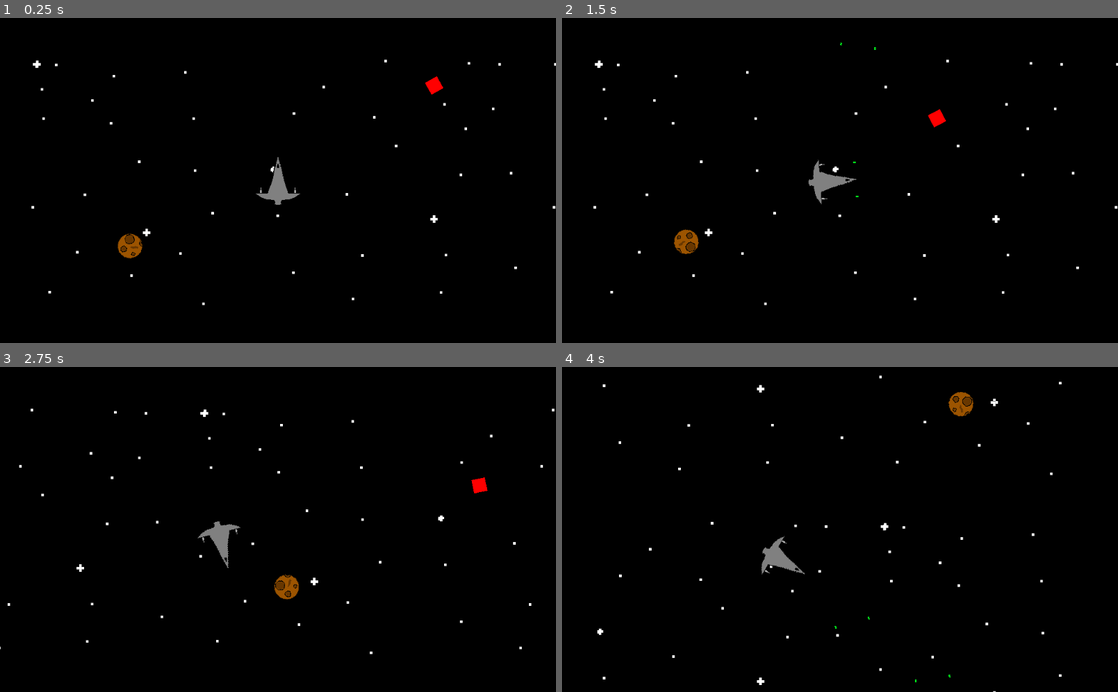
Above: before the commit, frames 1-4 (two rows, left to right).
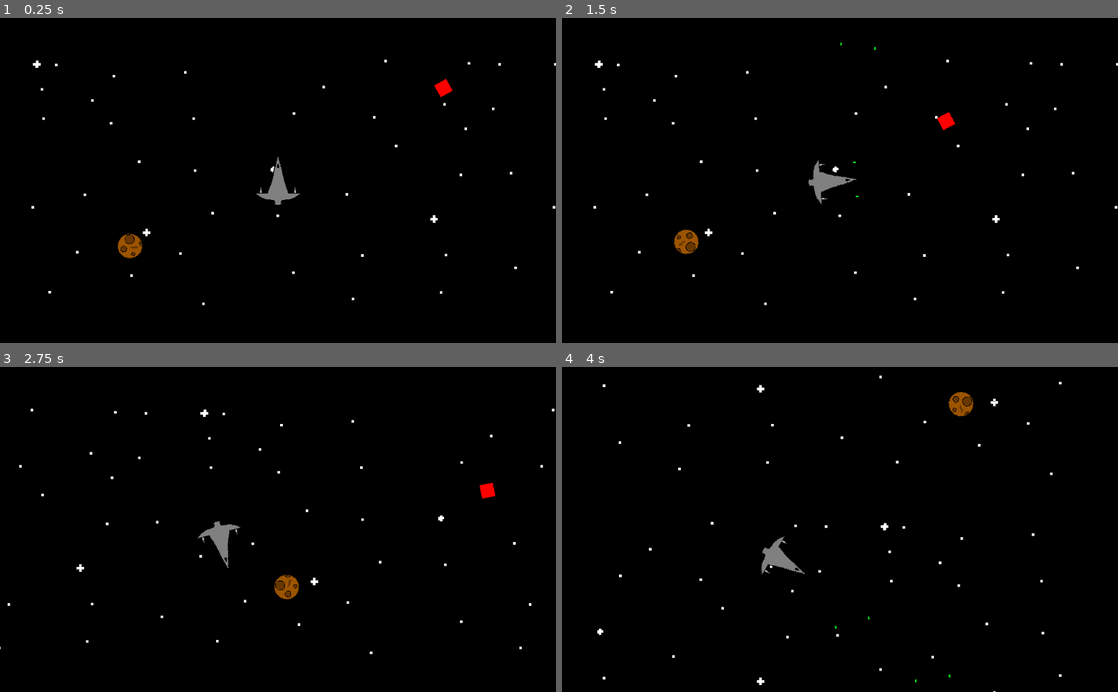
Above: after the commit, the same moments.

Repository: jlpatter/GodotSpaceShooter
Game: Godot game, scene res://src/Levels/Level1.tscn
The game is run twice, just before and just after one commit, with the same random seed, the same clock (stepped at 60 frames per second) and the same inputs. The project has no main scene, so this scene is started directly.
Inputs:
- Up to frame 1 (0.25 s): no input
- Up to frame 2 (1.5 s): hold D (move_right) 0.53-1.28 s; tap Space (shoot) at 0.6, 1.35 s; hold S (move_down) from 1.28 s (still down)
- Up to frame 3 (2.75 s): release S (move_down) at 2.03 s; hold D (move_right) from 2.03 s (still down); tap Space (shoot) at 2.1 s
- Up to frame 4 (4 s): release D (move_right) at 2.78 s; hold W (move_up) 2.78-3.53 s; tap Space (shoot) at 2.85, 3.6 s; hold A (move_left) from 3.53 s (still down)

The runs differ from the first frame. In frame 1, 0.2% of the frame differs, in the area x 76-82%, y 17-25%; in frame 2, 0.2%, in the area x 65-71%, y 27-35%; in frame 3, 0.2%; in frame 4, nothing differs.

Commit message:
Fixed enemy positioning and a null dereference

Diff:
--- a/src/Actors/Enemy1.gd
+++ b/src/Actors/Enemy1.gd
@@ -5,6 +5,8 @@
 var timer = 5.0
 
 func _physics_process(delta):
-	look_at(get_parent().get_node("Player").position)
+	var player_node = get_parent().get_node_or_null("Player")
+	if player_node != null:
+		look_at(player_node.position)
 	var dir = Vector2(1.0, 0.0).rotated(rotation)
 	position += dir * SPEED * delta
--- a/src/Actors/Enemy1.tscn
+++ b/src/Actors/Enemy1.tscn
@@ -10,13 +10,12 @@
 
 [node name="GFX" type="Polygon2D" parent="."]
 color = Color( 1, 0, 0, 1 )
-polygon = PoolVector2Array( 0, 0, 25, 0, 25, 25, 0, 25 )
+polygon = PoolVector2Array( -12.5, -12.5, 12.5, -12.5, 12.5, 12.5, -12.5, 12.5 )
 
 [node name="BulletSpawnLocation" type="Node2D" parent="."]
-position = Vector2( 12.5, 0 )
+position = Vector2( 0, -12.5 )
 
 [node name="Area2D" type="Area2D" parent="."]
 
 [node name="CollisionShape2D" type="CollisionShape2D" parent="Area2D"]
-position = Vector2( 12.5, 12.5 )
 shape = SubResource( 1 )
